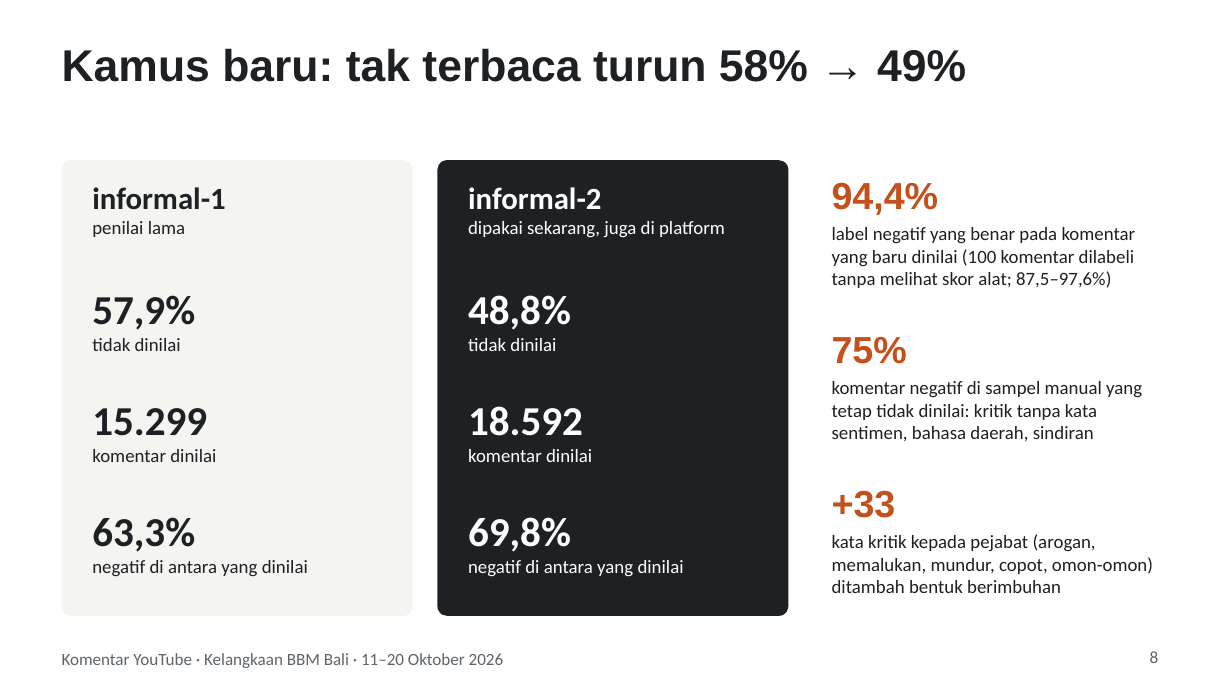
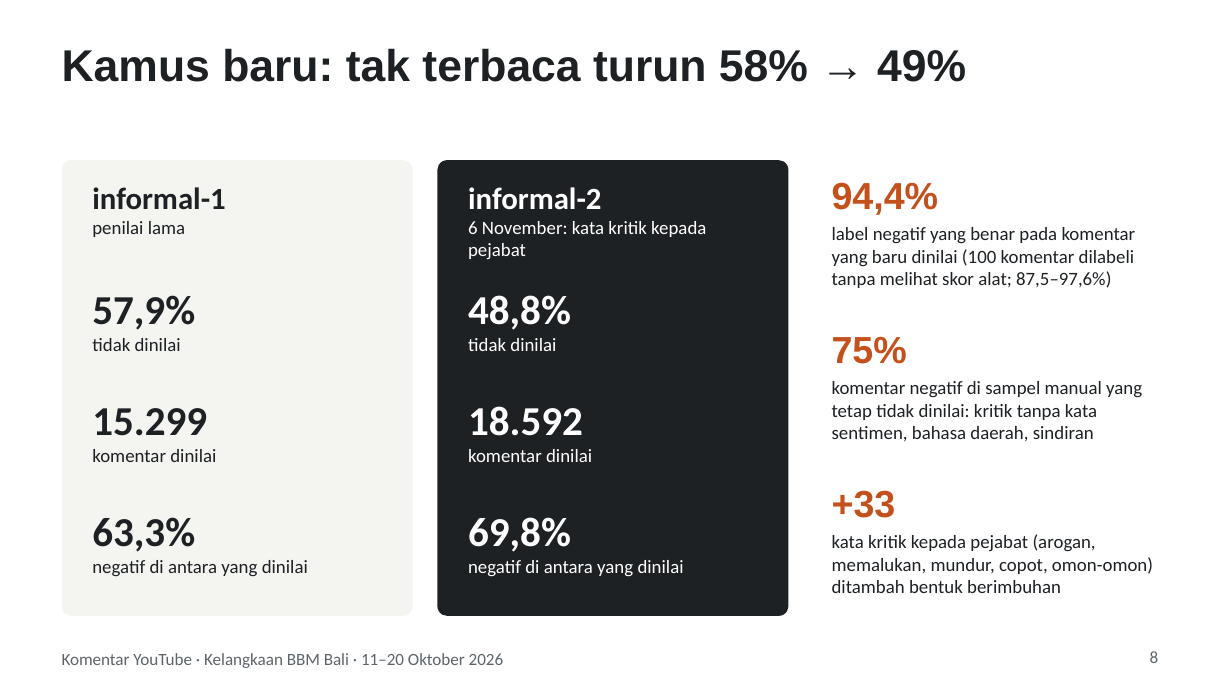
Before and after one commit to mahendrasenoaji-lgtm/public-opinion-platform, a slide deck: slide 8 of proyek/bbm-bali-youtube/presentasi_bbm_bali_youtube.pptx. Drawn at 1232x693 pixels with LibreOffice and Linux fonts; fonts in the diff are those of the drawing. Boxes give left, top, right and bottom in pixels: in the first picture for what was removed or moved away, otherwise in the second. Text is boxed around its words. In the diff, an @@ line names an element or a change of style, - is before the commit and + after.

```diff
--- a/proyek/bbm-bali-youtube/presentasi_bbm_bali_youtube.pptx
+++ b/proyek/bbm-bali-youtube/presentasi_bbm_bali_youtube.pptx
@@ text at [468, 221, 706, 260]: text changed @@
-dipakai sekarang, juga di platform
+6 November: kata kritik kepada pejabat
```
Also in this commit, not shown: 7 other slides changed, 1 slide added, 4 other files.
